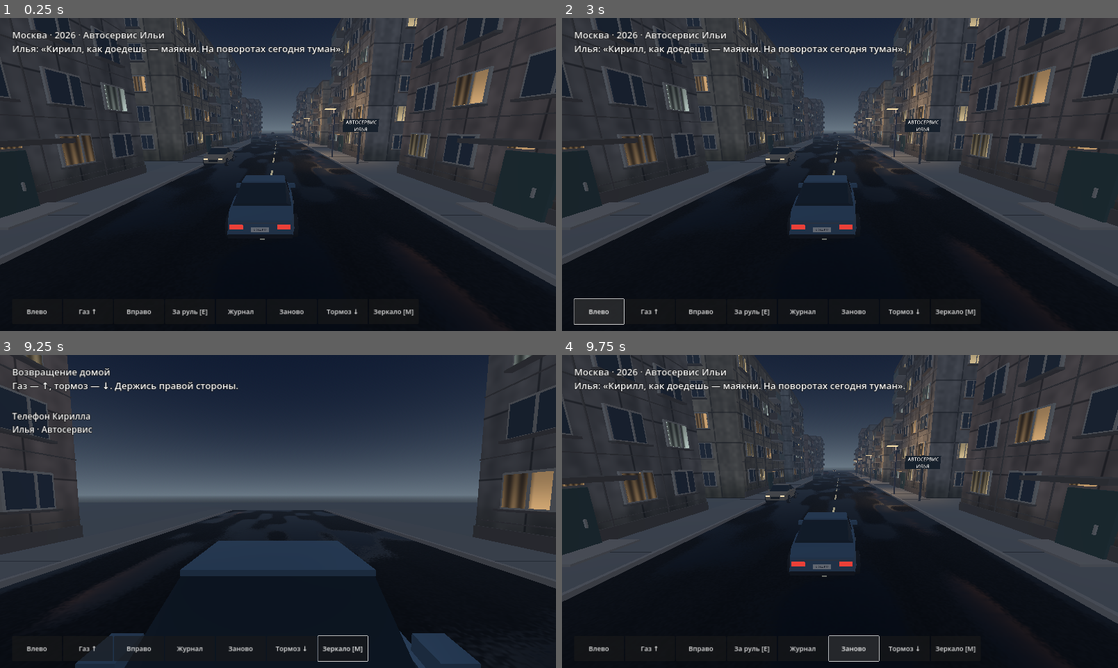
Above: before the commit, frames 1-4 (two rows, left to right).
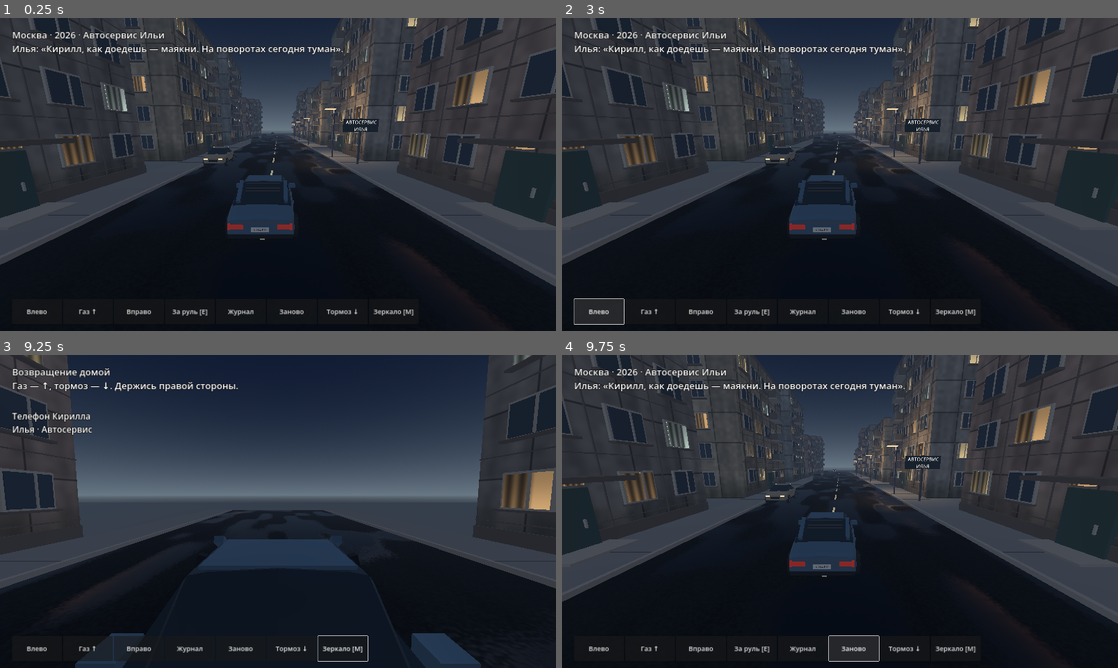
Above: after the commit, the same moments.

Repository: danilaextrem-afk/-
Game: Godot game, scene res://Content/NightRoad.tscn
The game is run twice, just before and just after one commit, with the same random seed, the same clock (stepped at 60 frames per second) and the same inputs.
Inputs (mouse positions are in pixels of both pictures, inside the frame that each line leads up to):
- Up to frame 1 (0.25 s): no input
- Up to frame 2 (3 s): click "Заново" at 0.5 s; click "Заново" at 1.25 s; click "Заново" at 2 s; click "Влево" at 2.75 s
- Up to frame 3 (9.25 s): click "Газ ↑" at 3.5 s; click "Вправо" at 4.25 s; click "За руль [E]" at 5 s; click "Заново" at 5.75 s; click "Журнал" at 6.5 s; click "Тормоз ↓" at 7.25 s; click "Зеркало [M]" at 8 s; tap Enter at 8.75 s; move the mouse to (400, 495) at 8.77 s; hold Right (ui_right) from 8.78 s (still down); tap E at 8.85 s; click (400, 495) at 8.92 s; tap Space at 9.02 s
- Up to frame 4 (9.75 s): release Right (ui_right) at 9.5 s; click "Заново" at 9.5 s

The runs differ from the first frame. In frame 1, 0.3% of the frame differs, in the area x 36-53%, y 36-70%; in frame 2, 0.3%; in frame 3, 1.2%, in the area x 22-77%, y 57-100%; in frame 4, 0.3%.

Commit message:
Refine sedan body contours and animate brake lights from driving input

Diff:
--- a/Source/night_road.gd
+++ b/Source/night_road.gd
@@ -123,6 +123,7 @@
 func restart() -> void:
 	phase = Phase.GARAGE
 	speed = 0
+	car.set_braking(false)
 	horse.pose(0)
 	mount.position = Vector3.ZERO
 	sightings = 0
@@ -200,6 +201,7 @@
 		return
 	var gas := ride.button_pressed or Input.is_action_pressed("ui_up")
 	var braking := brake.button_pressed or Input.is_action_pressed("ui_down")
+	car.set_braking(braking)
 	speed = move_toward(speed,14 if gas and not braking else 0,delta*(18 if braking else 4))
 	var steer := Input.get_axis("ui_left","ui_right") + float(right.button_pressed) - float(left.button_pressed)
 	mount.position.x = clampf(mount.position.x + clampf(steer,-1,1)*minf(speed,5)*delta,-4.4,4.4)
@@ -234,6 +236,7 @@
 			if evidence.is_empty():
 				evidence = "Кирилл проехал мимо. Происхождение силуэта неизвестно."
 			speed = 0
+			car.set_braking(false)
 			set_rear(false)
 			phase = Phase.MESSAGE
 			update_view()
--- a/Source/road_sedan.gd
+++ b/Source/road_sedan.gd
@@ -1,6 +1,9 @@
 extends Node3D
 
 var paint_color := Color("#597991")
+var tail_lens: StandardMaterial3D
+var high_stop: MeshInstance3D
+var braking := false
 var wheels: Array[Node3D] = []
 
 func finish(color: Color, metal: float, roughness: float) -> StandardMaterial3D:
@@ -23,18 +26,23 @@
 	var rings: Array = []
 	for s: Vector4 in stations:
 		var w := s.y
-		rings.append([Vector3(-w*.92,s.z,s.x),Vector3(-w,s.z+.08,s.x),
-			Vector3(-w*top_ratio,s.w,s.x),Vector3(w*top_ratio,s.w,s.x),
-			Vector3(w,s.z+.08,s.x),Vector3(w*.92,s.z,s.x)])
+		var shoulder := w*top_ratio
+		rings.append([
+			Vector3(-w*.88,s.z,s.x),Vector3(-w*.98,s.z+.055,s.x),
+			Vector3(-w,s.z+.13,s.x),Vector3(-shoulder,s.w-.055,s.x),
+			Vector3(-shoulder*.95,s.w-.012,s.x),Vector3(-shoulder*.76,s.w+.012,s.x),
+			Vector3(0,s.w+.036,s.x),Vector3(shoulder*.76,s.w+.012,s.x),
+			Vector3(shoulder*.95,s.w-.012,s.x),Vector3(shoulder,s.w-.055,s.x),
+			Vector3(w,s.z+.13,s.x),Vector3(w*.98,s.z+.055,s.x),Vector3(w*.88,s.z,s.x)])
 	var surface := SurfaceTool.new()
 	surface.begin(Mesh.PRIMITIVE_TRIANGLES)
 	surface.set_smooth_group(-1)
 	for i in range(rings.size()-1):
-		for j in 6:
-			var k := (j+1)%6
+		for j in rings[i].size():
+			var k: int = (j+1)%rings[i].size()
 			for point in [rings[i][j],rings[i][k],rings[i+1][j],rings[i][k],rings[i+1][k],rings[i+1][j]]:
 				surface.add_vertex(point)
-	for j in range(1,5):
+	for j in range(1,rings[0].size()-1):
 		for point in [rings[0][0],rings[0][j+1],rings[0][j],rings[-1][0],rings[-1][j],rings[-1][j+1]]:
 			surface.add_vertex(point)
 	surface.generate_normals()
@@ -60,12 +68,20 @@
 	var rubber := finish(Color("#24272b"),.0,.94)
 	var alloy := finish(Color("#899399"),.62,.35)
 	shell([Vector4(-2.10,.79,.37,.73),Vector4(-1.74,.92,.33,.85),
-		Vector4(-.80,.94,.34,.99),Vector4(.75,.94,.34,1.01),
-		Vector4(1.60,.90,.34,.95),Vector4(2.03,.83,.38,.85)],.96,paint)
+		Vector4(-1.20,.94,.33,.91),Vector4(-.80,.94,.34,.99),Vector4(.75,.94,.34,1.01),
+		Vector4(1.22,.925,.34,.98),Vector4(1.60,.90,.34,.95),Vector4(1.92,.87,.36,.91),Vector4(2.03,.83,.38,.85)],.96,paint)
 	shell([Vector4(-.93,.84,.88,1.01),Vector4(-.31,.81,.94,1.45),
 		Vector4(.59,.82,.95,1.46),Vector4(1.32,.83,.90,1.04)],.83,glass)
-	trim(Vector3(0,1.46,.14),Vector3(1.36,.045,.93),paint)
+	trim(Vector3(0,1.484,.14),Vector3(1.13,.03,.86),paint)
+	var heater := finish(Color("#6b574e"),.12,.51)
+	for row in 6:
+		var fraction := (row+1)/8.0
+		var z := lerpf(.59,1.32,fraction)
+		var y := lerpf(1.46,1.04,fraction)+.042
+		trim(Vector3(0,y,z),Vector3(1.02,.008,.015),heater)
 	for side in [-1,1]:
+		var pillar := trim(Vector3(side*.674,1.29,.956),Vector3(.11,.085,.85),paint)
+		pillar.rotation.x = .52
 		trim(Vector3(side*.76,1.21,.17),Vector3(.07,.49,.085),rubber).rotation.z = side*.26
 		trim(Vector3(side*.97,1.04,-.57),Vector3(.21,.14,.24),paint)
 		for z in [-.16,.69]:
@@ -86,8 +102,15 @@
 		var lens := finish(Color("#ffdfad") if end < 0 else Color("#df3a30"),.05,.26)
 		lens.emission_enabled = true
 		lens.emission = lens.albedo_color
+		if end > 0:
+			tail_lens = lens
+			tail_lens.emission_energy_multiplier = .45
 		for side in [-1,1]:
 			trim(Vector3(side*.60,.68, -2.111 if end < 0 else 2.041),Vector3(.34,.115,.04),lens)
+	high_stop = trim(Vector3(0,1.102,1.28),Vector3(.40,.045,.055),tail_lens)
+	high_stop.hide()
+	for side in [-1,1]:
+		trim(Vector3(side*.78,.695,2.035),Vector3(.055,.145,.12),tail_lens)
 	trim(Vector3(0,.57,-2.12),Vector3(.70,.17,.045),rubber)
 	trim(Vector3(0,.61,2.055),Vector3(.46,.13,.025),finish(Color("#dbd8cb"),.08,.47))
 	trim(Vector3(0,.43,2.04),Vector3(1.62,.095,.105),rubber)
@@ -104,3 +127,9 @@
 func roll(distance: float) -> void:
 	for wheel in wheels:
 		wheel.rotate_x(-distance/.34)
+
+func set_braking(active: bool) -> void:
+	if active == braking: return
+	braking = active
+	tail_lens.emission_energy_multiplier = 3.0 if active else .45
+	high_stop.visible = active
--- a/Tests/sedan_test.gd
+++ b/Tests/sedan_test.gd
@@ -8,10 +8,15 @@
 	var body: ArrayMesh = car.get_child(0).mesh
 	var arrays := body.surface_get_arrays(0)
 	var normals: PackedVector3Array = arrays[Mesh.ARRAY_NORMAL]
-	var outward := normals[12].y > .8
+	var outward := normals[30].y > .8
+	var running_energy := car.tail_lens.emission_energy_multiplier
+	car.set_braking(true)
+	var lamps_ok := car.high_stop.visible and car.tail_lens.emission_energy_multiplier > running_energy
+	car.set_braking(false)
+	lamps_ok = lamps_ok and not car.high_stop.visible and is_equal_approx(car.tail_lens.emission_energy_multiplier,running_energy)
 	var wheels_ok := car.wheels.size() == 4
 	car.roll(.34)
 	for wheel in car.wheels:
 		wheels_ok = wheels_ok and is_equal_approx(wheel.rotation.x,-1)
-	print("Sedan geometry and axles: ",[outward,wheels_ok])
-	quit(int(not(outward and wheels_ok)))
+	print("Sedan geometry and axles: ",[outward,wheels_ok,lamps_ok])
+	quit(int(not(outward and wheels_ok and lamps_ok)))
--- a/Tools/capture_night_road.gd
+++ b/Tools/capture_night_road.gd
@@ -6,8 +6,9 @@
 
 func capture() -> void:
 	var args := OS.get_cmdline_user_args()
-	if args.size() != 1 or DisplayServer.get_name() == "headless":
-		push_error("Provide a graphical driver and one output PNG path")
+	var braking_frame := args.size() == 2 and args[1] == "brake"
+	if (args.size() != 1 and not braking_frame) or DisplayServer.get_name() == "headless":
+		push_error("Provide a graphical driver and one output PNG path, optionally followed by brake")
 		quit(1)
 		return
 	var road = preload("res://Content/NightRoad.tscn").instantiate()
@@ -20,6 +21,10 @@
 		if i == 65: Input.action_release("ui_right")
 		road._physics_process(1.0/60)
 	Input.action_release("ui_up")
+	if braking_frame:
+		Input.action_press("ui_down")
+		road._physics_process(1.0/60)
+		Input.action_release("ui_down")
 	await RenderingServer.frame_post_draw
 	await RenderingServer.frame_post_draw
 	var frame := root.get_texture().get_image()
Not shown, changed: Docs/07_PROGRESS_STATE.md
